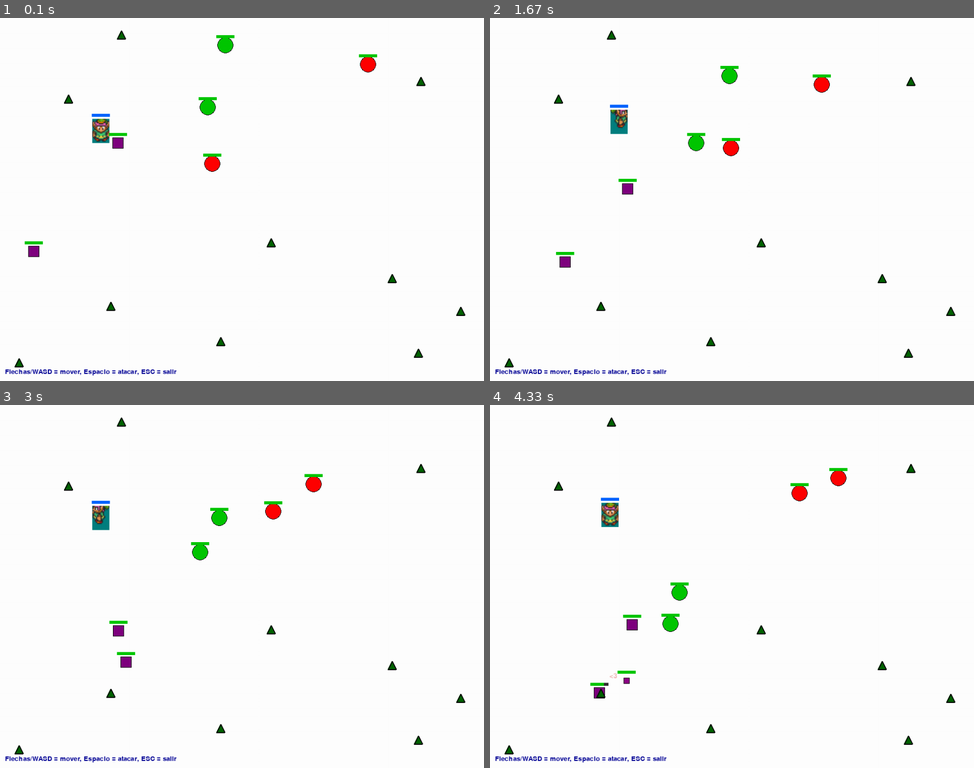
Above: before the commit, frames 1-4 (two rows, left to right).
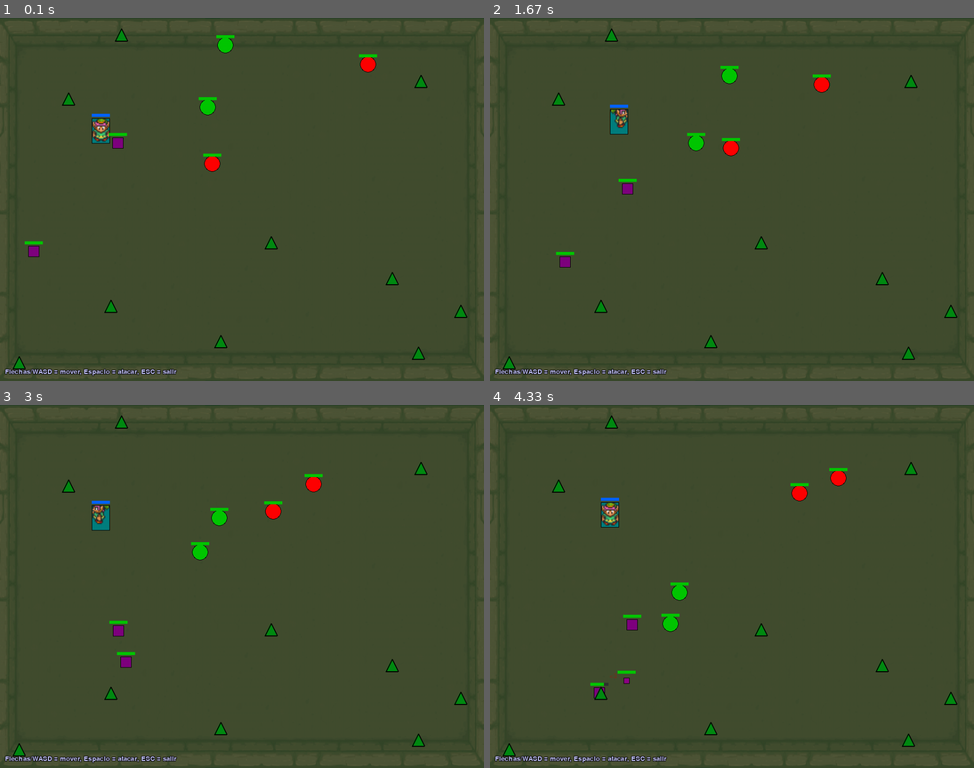
Above: after the commit, the same moments.

Repository: diego-abp/proyecto-animales
Game: pygame game, started from proyecto especies.py
The game is run twice, just before and just after one commit, with the same random seed, the same clock (stepped at 60 frames per second) and the same inputs.
Inputs:
- Up to frame 1 (0.1 s): no input
- Up to frame 2 (1.67 s): hold Right 0.33-0.8 s; hold Up 0.83-1.13 s; hold Right 1.17-1.63 s
- Up to frame 3 (3 s): hold Left 1.67-2.2 s; hold Down 2.23-2.53 s; hold Left 2.57-2.97 s
- Up to frame 4 (4.33 s): hold Up 3-3.37 s; hold Right 3.4-4.03 s; hold Down from 4.07 s (still down)

The runs differ from the first frame. In frame 1, 99% of the frame differs, in the area x 0-100%, y 0-100%; in frame 2, 99%; in frame 3, 99%; in frame 4, 99%.

Commit message:
cambios menores + añadimos un fondo

Diff:
--- a/proyecto especies.py
+++ b/proyecto especies.py
@@ -580,6 +580,21 @@
         self.clock = pygame.time.Clock()
         self.fps = fps
 
+        # --- Cargar y tintar fondo ---
+        try:
+            # Cargar la imagen original
+            background_image = pygame.image.load("assets/fondos/fondos.png").convert()
+            # Escalarla al tamaño de la ventana
+            self.background_image = pygame.transform.scale(background_image, (self.ancho, self.alto))
+
+            # Crear una superficie para el tinte verde
+            green_tint = pygame.Surface(self.background_image.get_size()).convert_alpha()
+            # Rellenar con un verde semi-transparente (R, G, B, Alpha). Ajusta el último valor (alpha) para más o menos tinte.
+            green_tint.fill((20, 90, 40, 120))
+            self.background_image.blit(green_tint, (0, 0))
+        except pygame.error:
+            self.background_image = None # Si no se encuentra, se usará un color sólido
+
         # --- Generación Procedural de Entidades ---
         self.especies_vivas = {}
         entidades_a_crear = [
@@ -966,7 +981,10 @@
 
     def draw(self):
         # Fondo
-        self.screen.fill((255, 255, 255))
+        if self.background_image:
+            self.screen.blit(self.background_image, (0, 0))
+        else:
+            self.screen.fill((130, 170, 110)) # Color de fondo alternativo si la imagen no carga
         especies_muertas = []
 
         # Comprobar qué especies han muerto por daño y marcarlas para eliminar
@@ -989,9 +1007,18 @@
             flip = self.personaje.direction == 'left'
             image_to_draw = pygame.transform.flip(current_frame, flip, False)
 
-            # Dibujar el sprite centrado en la posición del personaje
-            # Alinear por la parte superior central para que posicion_y represente la parte superior del personaje
+            # --- Dibujar contorno para el jugador ---
+            # Creamos una máscara a partir de la imagen para dibujar solo el contorno de la silueta.
+            mask = pygame.mask.from_surface(image_to_draw)
+            outline_surface = mask.to_surface(setcolor=(0, 0, 0, 255), unsetcolor=(0, 0, 0, 0))
             rect = image_to_draw.get_rect(midtop=(int(self.personaje.posicion_x), int(self.personaje.posicion_y)))
+            # Dibujar el contorno en las 4 direcciones diagonales
+            self.screen.blit(outline_surface, (rect.x - 1, rect.y - 1))
+            self.screen.blit(outline_surface, (rect.x + 1, rect.y - 1))
+            self.screen.blit(outline_surface, (rect.x - 1, rect.y + 1))
+            self.screen.blit(outline_surface, (rect.x + 1, rect.y + 1))
+
+            # Dibujar el sprite principal encima del contorno
             self.screen.blit(image_to_draw, rect)
         else:
             # Si no hay sprites, dibujar el círculo azul
@@ -1022,12 +1049,13 @@
                 self._draw_hp_bar(especie)
             elif isinstance(especie, Planta):
                 # Dibujar la planta como un triángulo verde con un contorno negro
-                color_contorno = (0, 255, 0) if especie.is_healing else (0, 0, 0)
-                p1 = (int(especie.posicion_x), int(especie.posicion_y) - 8)
-                p2 = (int(especie.posicion_x) - 8, int(especie.posicion_y) + 8)
-                p3 = (int(especie.posicion_x) + 8, int(especie.posicion_y) + 8)
-                # Primero el relleno verde
-                pygame.draw.polygon(self.screen, (0, 100, 0), [p1, p2, p3])
+                color_contorno = (50, 255, 50) if especie.is_healing else (0, 0, 0) # Verde lima brillante al curar
+                size = 12 # Tamaño aumentado
+                p1 = (int(especie.posicion_x), int(especie.posicion_y) - size)
+                p2 = (int(especie.posicion_x) - size, int(especie.posicion_y) + size)
+                p3 = (int(especie.posicion_x) + size, int(especie.posicion_y) + size)
+                # Primero el relleno verde más brillante
+                pygame.draw.polygon(self.screen, (0, 140, 20), [p1, p2, p3])
                 # Luego el contorno (negro por defecto, verde brillante si está curando)
                 pygame.draw.polygon(self.screen, color_contorno, [p1, p2, p3], 2)
 
@@ -1051,8 +1079,16 @@
             del self.damage_popups[idx]
 
         # Instrucciones
-        instrucciones = self.font.render("Flechas/WASD = mover, Espacio = atacar, ESC = salir", True, (0, 0, 150))
-        self.screen.blit(instrucciones, (10, self.alto - 25)) # Se ajusta automáticamente con self.alto
+        # --- Dibujar texto con contorno ---
+        texto_str = "Flechas/WASD = mover, Espacio = atacar, ESC = salir"
+        pos_x, pos_y = 10, self.alto - 25
+        color_texto = (200, 200, 255) # Un azul más claro para que resalte
+        color_contorno = (0, 0, 0)
+        # Dibujar el contorno (texto en negro desplazado)
+        for dx, dy in [(-1, -1), (1, -1), (-1, 1), (1, 1)]:
+            self.screen.blit(self.font.render(texto_str, True, color_contorno), (pos_x + dx, pos_y + dy))
+        # Dibujar el texto principal encima
+        self.screen.blit(self.font.render(texto_str, True, color_texto), (pos_x, pos_y))
 
         pygame.display.flip()
 
